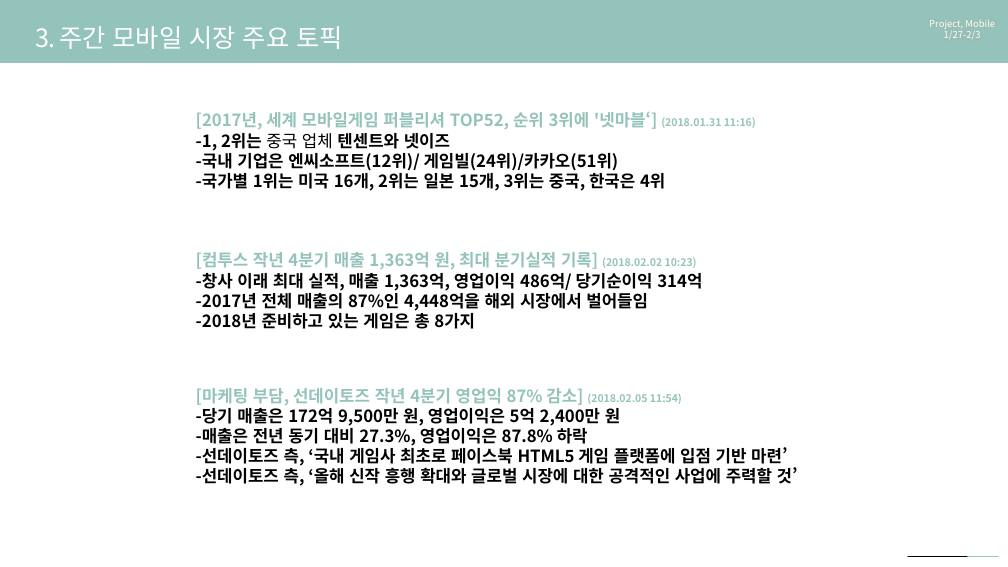
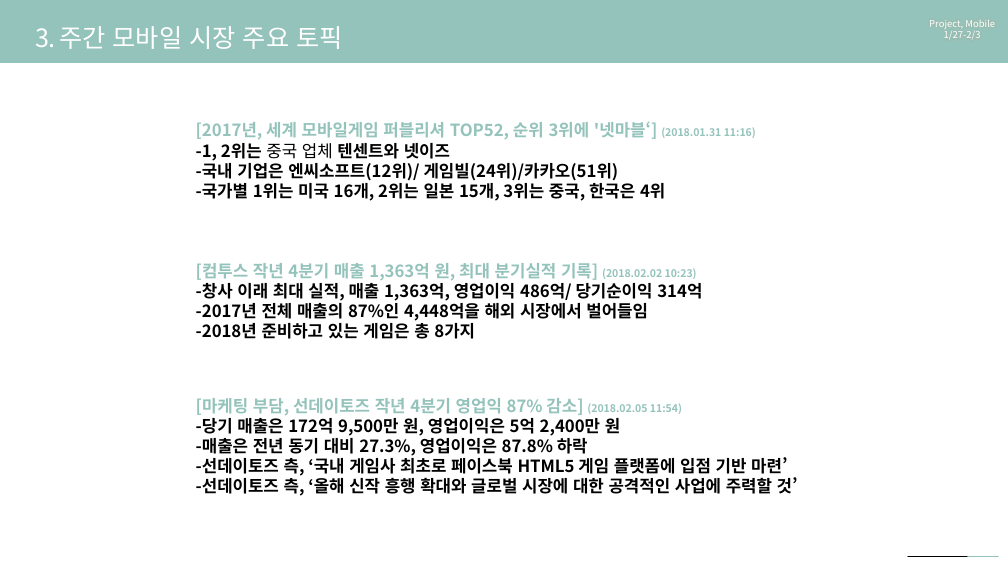
Before and after one commit to nohyunjil/portfolio, a slide deck: slide 13 of 모바일게임시장분석 _ cat hands/시장조사 1주차 _ cat hands 완성본.pptx. Drawn at 1008x567 pixels with LibreOffice and Linux fonts; fonts in the diff are those of the drawing; background and template pictures are left out. Boxes give left, top, right and bottom in pixels: in the first picture for what was removed or moved away, otherwise in the second. Text is boxed around its words. In the diff, an @@ line names an element or a change of style, - is before the commit and + after.

```diff
--- a/모바일게임시장분석 _ cat hands/시장조사 1주차 _ cat hands 완성본.pptx
+++ b/모바일게임시장분석 _ cat hands/시장조사 1주차 _ cat hands 완성본.pptx
@@ text at (196, 122, 756, 140): line spacing 1 to 1.5 @@
@@ text at (196, 263, 697, 281): line spacing 1 to 1.5 @@
@@ text at (196, 398, 682, 416): line spacing 1 to 1.5 @@
```
Also in this commit, not shown: 13 other slides changed.
